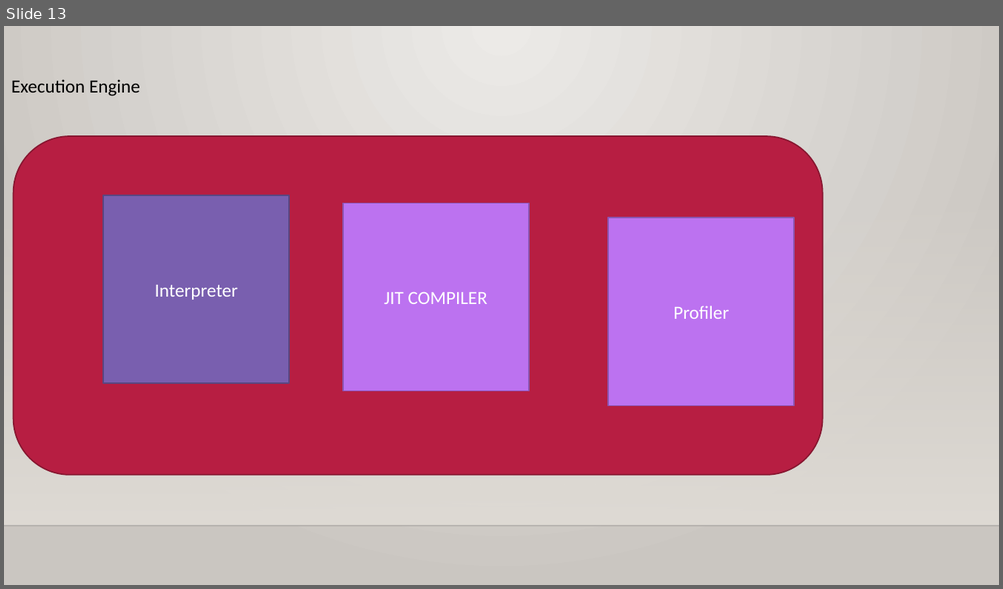
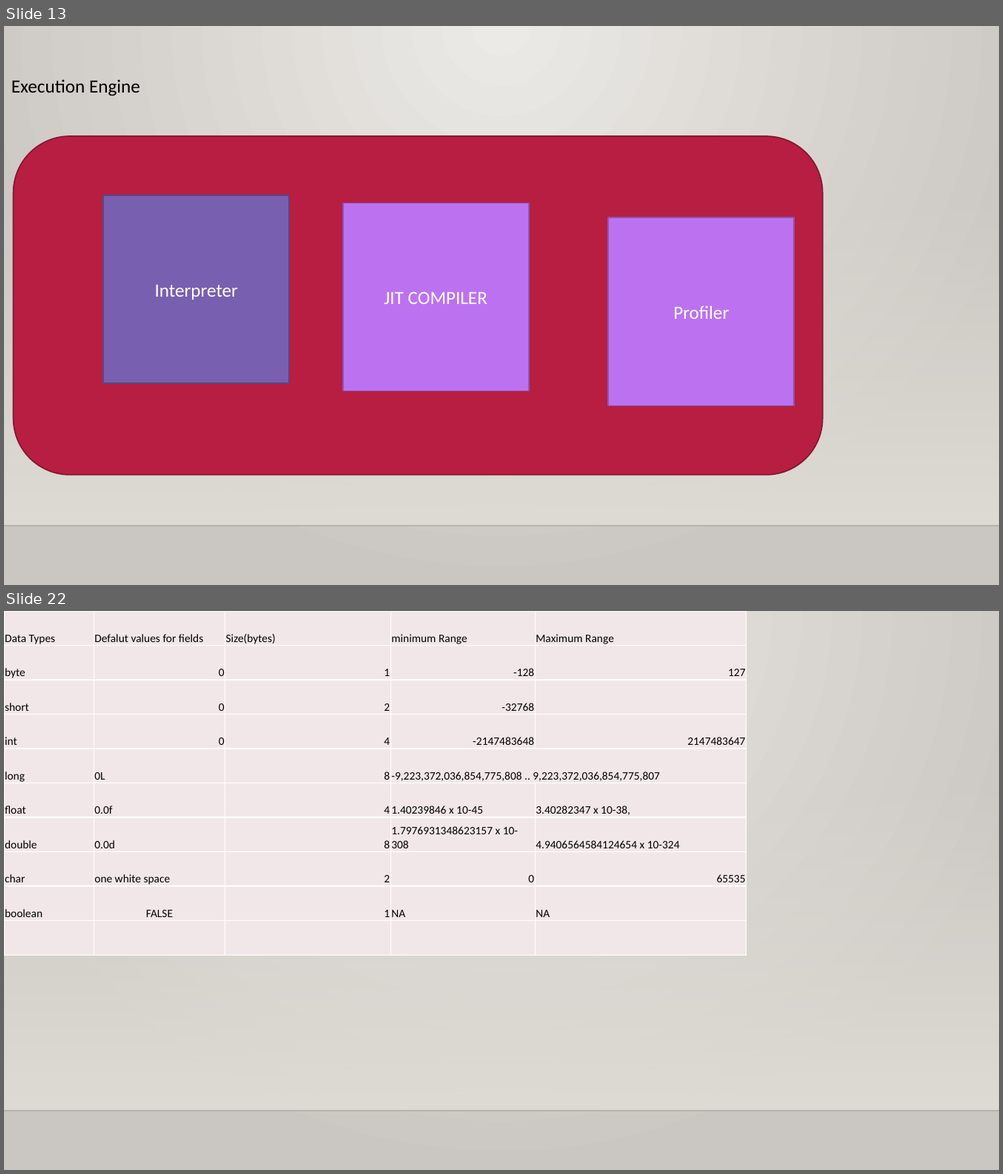
Before and after one commit to vamsisandeep143/javabatch, a slide deck: Core Java training.pptx. Shown one above the other, each under a label of ours: slide 13 before the commit, slides 13 and 22 after it; the slides between them are not shown. The pictures are 1003x589 and 1003x1174 pixels, drawn with LibreOffice and Linux fonts; fonts in the diff are those of the drawing; background and template pictures are left out. Boxes give left, top, right and bottom in pixels: in the first picture for what was removed or moved away, otherwise in the second. Text is boxed around its words. In the diff, an @@ line names an element or a change of style, - is before the commit and + after.

```diff
--- a/Core Java training.pptx
+++ b/Core Java training.pptx
@@ slide 22 added at (4,611,999,1170), background gradient #ECEAE7 to #CAC7C1; not listed: 2 template elements that a slide beside it also shows @@
@@ table added at (4,611,745,955), 10 rows, 5 columns @@
+Data Types | Defalut values for fields | Size(bytes) | minimum Range | Maximum Range
+byte | 0 | 1 | -128 | 127
+short | 0 | 2 | -32768 | 
+int | 0 | 4 | -2147483648 | 2147483647
+long | 0L | 8 | -9,223,372,036,854,775,808 .. 9,223,372,036,854,775,807 | 
+float | 0.0f | 4 | 1.40239846 x 10-45 | 3.40282347 x 10-38,
+double | 0.0d | 8 | 1.7976931348623157 x 10-308 | 4.9406564584124654 x 10-324
+char | one white space | 2 | 0 | 65535
+boolean | FALSE | 1 | NA | NA
+ |  |  |  | 
```
Also in this commit, not shown: 3 slides changed, 30 other slides added, 9 slides removed.
